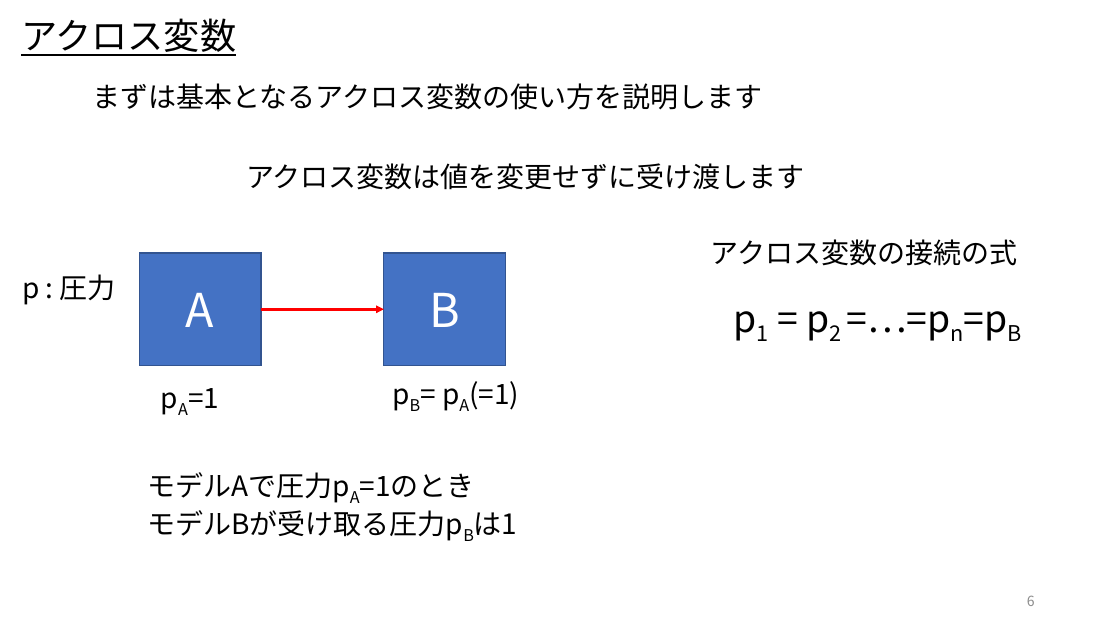
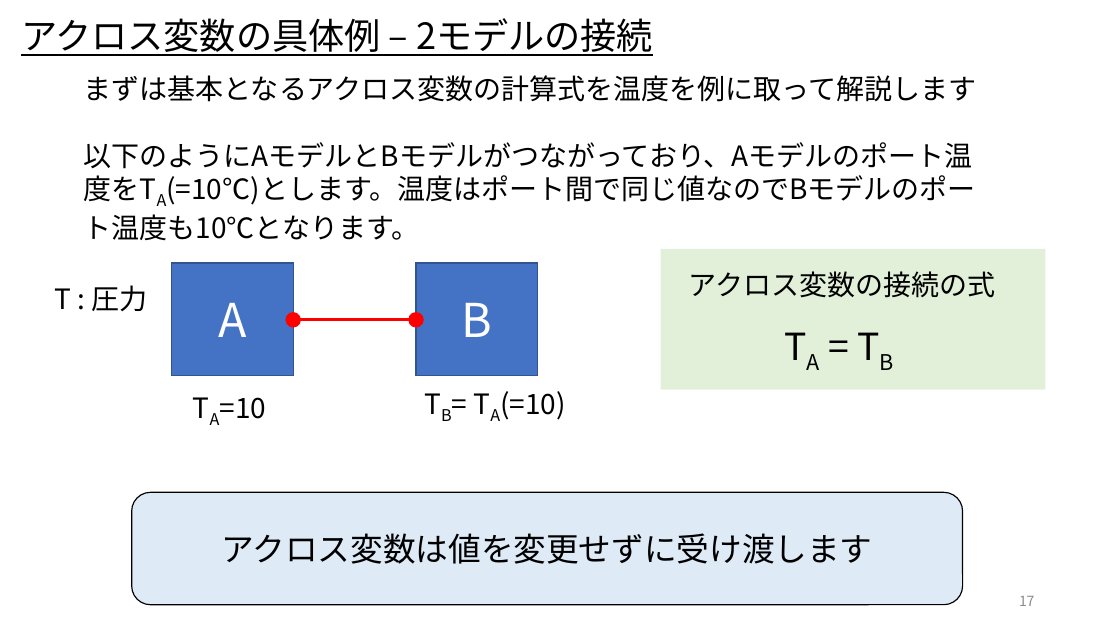
Before and after one commit to cubakija/OpenModelica_Tutorials_Ja, a slide deck: slide 17 of Dev/7_PhysicsDomainModel/OpenModelica_Tutorials_7_PlantModel.pptx (slide 6 before the commit). Drawn at 1120x630 pixels with LibreOffice and Linux fonts; fonts in the diff are those of the drawing. Boxes give left, top, right and bottom in pixels: in the first picture for what was removed or moved away, otherwise in the second. Text is boxed around its words. In the diff, an @@ line names an element or a change of style, - is before the commit and + after.

Commit message:
作成中のプラントモデル資料をアップ

```diff
--- a/Dev/7_PhysicsDomainModel/OpenModelica_Tutorials_7_PlantModel.pptx
+++ b/Dev/7_PhysicsDomainModel/OpenModelica_Tutorials_7_PlantModel.pptx
@@ text at box(21, 18, 653, 56): text changed @@
-アクロス変数
+アクロス変数の具体例 – 2モデルの接続
@@ text at box(84, 75, 976, 241): text changed @@
-まずは基本となるアクロス変数の使い方を説明します
+まずは基本となるアクロス変数の計算式を温度を例に取って解説します
+以下のようにAモデルとBモデルがつながっており、Aモデルのポート温度をTA(=10℃)とします。温度はポート間で同じ値なのでBモデルのポート温度も10℃となります。
@@ rectangle added at box(661, 249, 1046, 390), fill #E2F0D9 @@
@@ text "アクロス変数の接続の式": place and size @@
-text "アクロス変数の接続の式" at box(711, 239, 1018, 266)
+text "アクロス変数の接続の式" at box(689, 271, 996, 298)
@@ text at box(54, 285, 147, 311): text changed @@
-p : 圧力
+T : 圧力
@@ ellipse added at box(287, 313, 301, 327), fill #FF0000, outline #FF0000 1 pt @@
@@ 2 rectangles, 1 line: place and size @@
-2 rectangles, 1 line at box(139, 253, 506, 365)
+2 rectangles, 1 line at box(171, 263, 538, 376)
@@ arrow (293, 319) - (416, 319): arrow to line @@
@@ ellipse added at box(409, 313, 423, 327), fill #FF0000, outline #FF0000 1 pt @@
@@ text at box(776, 319, 930, 373): text changed @@
-p1 = p2 =…=pn=pB
+TA = TB
@@ text at box(220, 397, 267, 419): text changed @@
-pA=1
+TA=10
@@ text at box(500, 391, 566, 420): text changed @@
-pB= pA(=1)
+TB= TA(=10)
@@ text removed at box(148, 472, 475, 541) @@
-モデルAで圧力pA=1のとき
-モデルBが受け取る圧力pBは1
@@ rounded rectangle "アクロス変数は値を変更せずに受け渡します": place and size @@
-rounded rectangle "アクロス変数は値を変更せずに受け渡します" at box(246, 163, 805, 190)
+rounded rectangle "アクロス変数は値を変更せずに受け渡します" at box(132, 492, 963, 605)
@@ rounded rectangle "アクロス変数は値を変更せずに受け渡します" at box(132, 492, 963, 605): size 24 to 28 pt; alignment left to centre; vertical alignment top to middle; fill none to #DEEBF7; outline none to #000000 1 pt @@
@@ page number at box(1019, 596, 1035, 606): text changed @@
-6
+17
```
Also in this commit, not shown: 6 other slides changed, 60 slides added, 1 slide removed.
